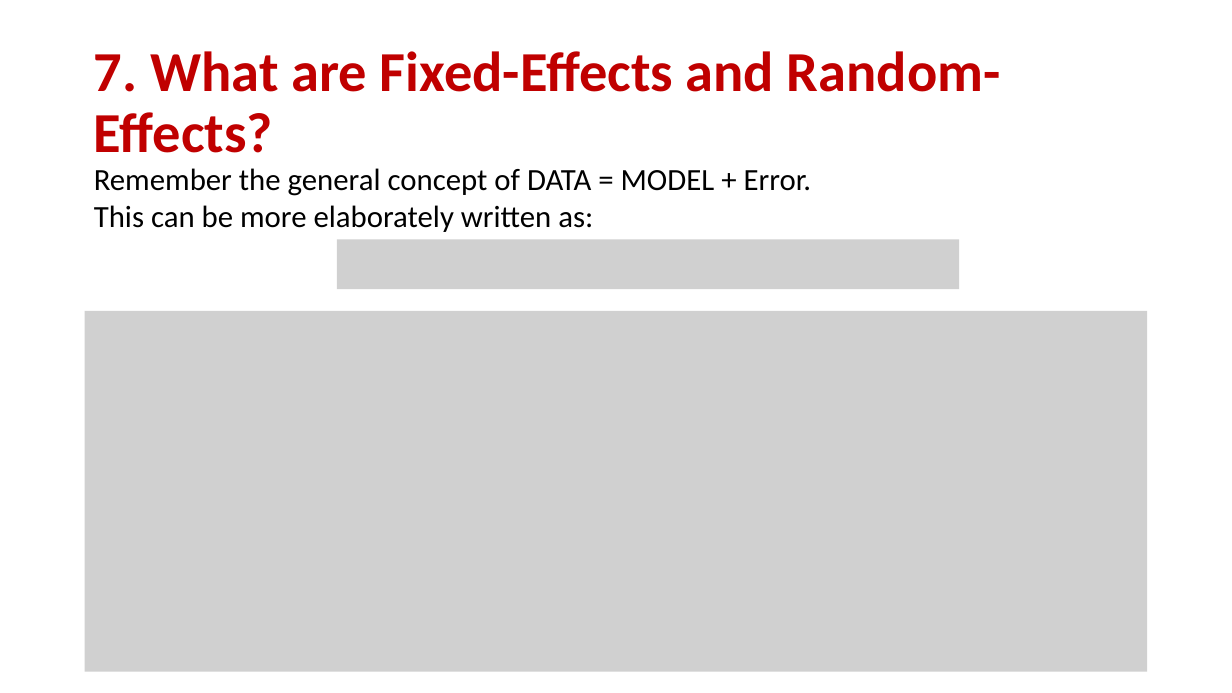
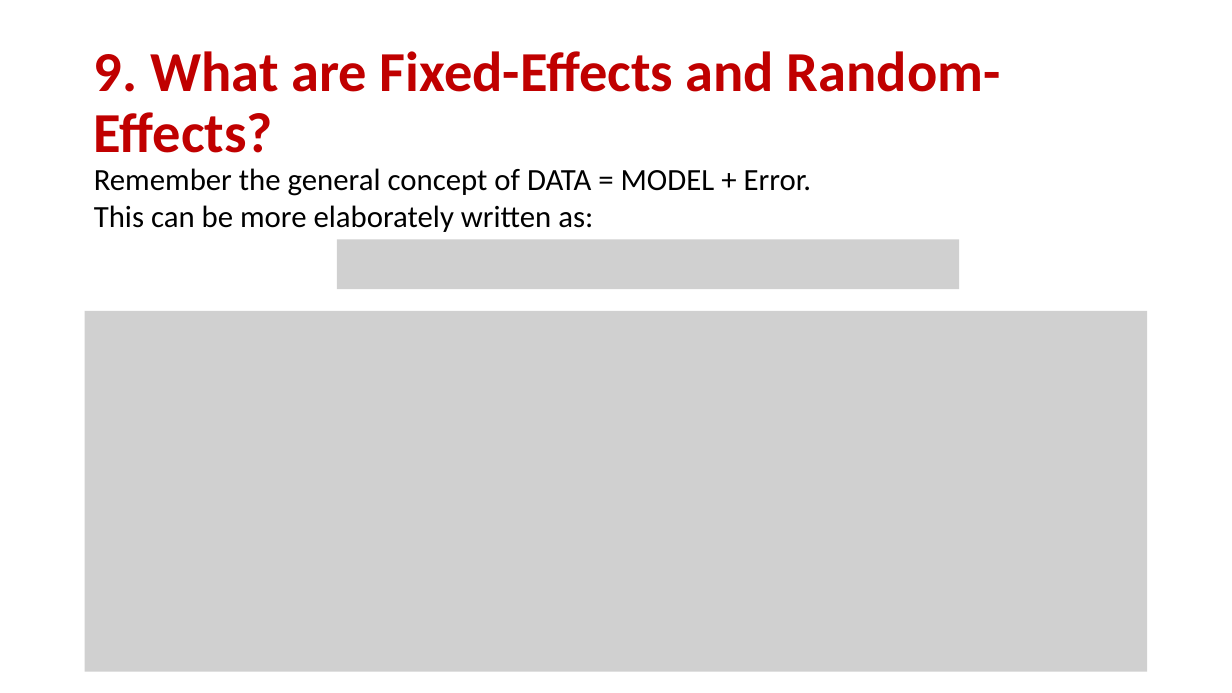
Before and after one commit to keithlohse/LMER_Clinical_Science, a slide deck: slide 10 of lohse ACRM 2017 tips.pptx (slide 8 before the commit). Drawn at 1232x693 pixels with LibreOffice and Linux fonts; fonts in the diff are those of the drawing; grey boxes stand for pictures. Boxes give left, top, right and bottom in pixels: in the first picture for what was removed or moved away, otherwise in the second. Text is boxed around its words. In the diff, an @@ line names an element or a change of style, - is before the commit and + after.

```diff
--- a/lohse ACRM 2017 tips.pptx
+++ b/lohse ACRM 2017 tips.pptx
@@ title at (94,51,1001,153): text changed @@
-7. What are Fixed-Effects and Random-Effects?
+9. What are Fixed-Effects and Random-Effects?
```
Also in this commit, not shown: 6 other slides changed, 4 slides added, 1 other file.
